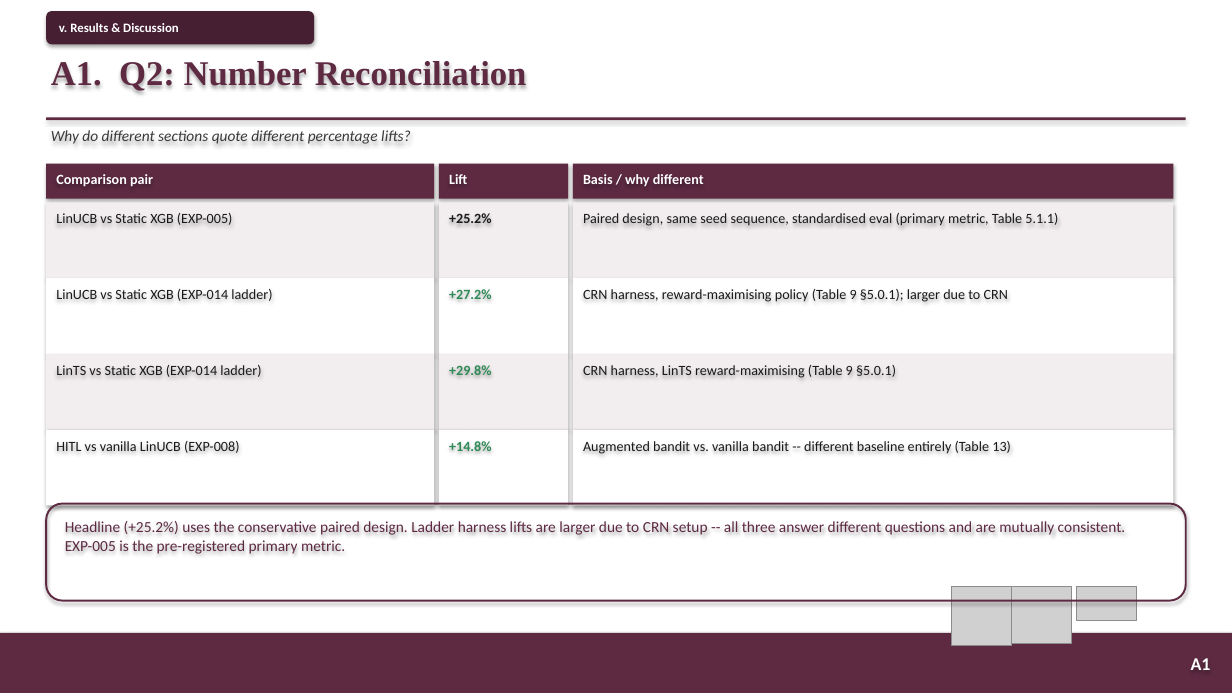
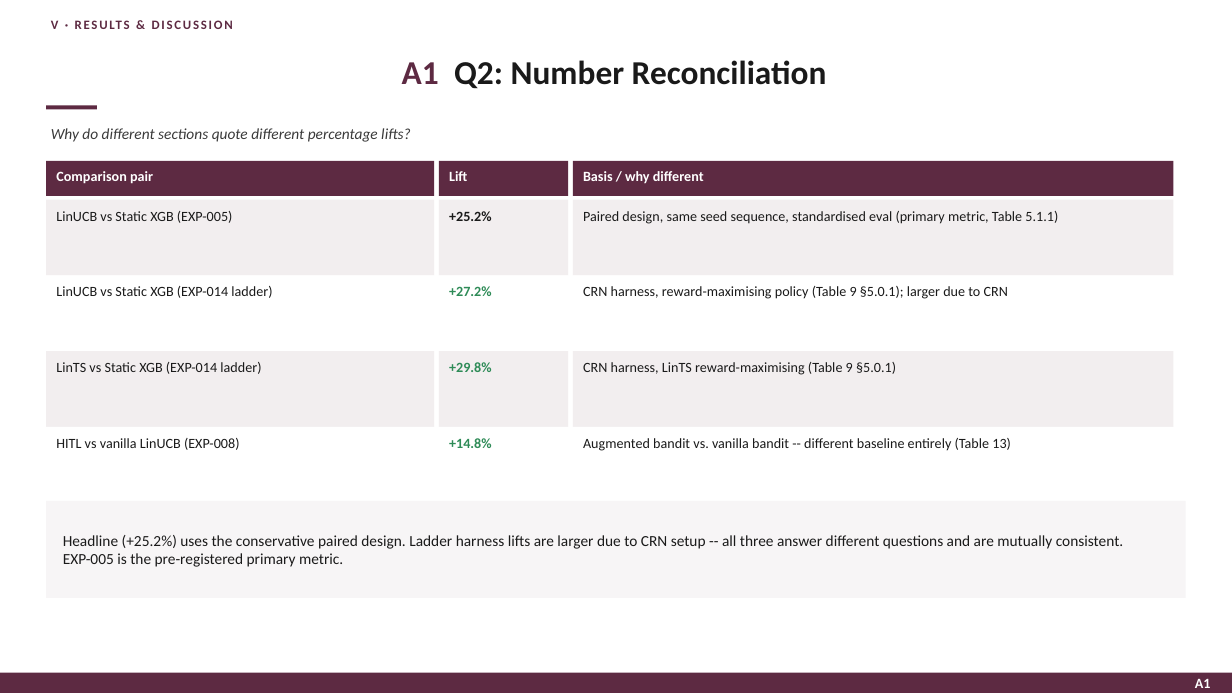
Before and after one commit to PolyTheML/DAC-UW-Thesis, a slide deck: slide 25 of thesis/health_rl/burgundy_defense_presentation.pptx. Drawn at 1232x693 pixels with LibreOffice and Linux fonts; fonts in the diff are those of the drawing; grey boxes stand for pictures. Boxes give left, top, right and bottom in pixels: in the first picture for what was removed or moved away, otherwise in the second. Text is boxed around its words. In the diff, an @@ line names an element or a change of style, - is before the commit and + after.

```diff
--- a/thesis/health_rl/burgundy_defense_presentation.pptx
+++ b/thesis/health_rl/burgundy_defense_presentation.pptx
@@ text "V · RESULTS & DISCUSSION": place and size @@
-text "V · RESULTS & DISCUSSION" at box(46, 11, 314, 44)
+text "V · RESULTS & DISCUSSION" at box(51, 20, 59, 29)
@@ text "V · RESULTS & DISCUSSION" at box(51, 20, 59, 29): vertical alignment middle to top; fill #471F33 to none; shadow off @@
@@ text at box(51, 20, 59, 29): text changed; text colour #FFFFFF to #5D2A42 @@
-v. Results & Discussion
+V · RESULTS & DISCUSSION
@@ text "A1 Q2: Number Reconciliation" at box(402, 60, 827, 89): vertical alignment top to middle @@
@@ text at box(402, 60, 827, 89): text changed; size 27 to 26 pt; font Times New Roman to Calibri; text colour #5D2A42 to #1A1A1A @@
-A1. Q2: Number Reconciliation
+A1 Q2: Number Reconciliation
@@ shadow off in 17 elements at box(0, 673, 1232, 693), box(46, 200, 434, 275), box(439, 200, 568, 275), box(573, 200, 1174, 275), box(46, 161, 434, 196), box(439, 161, 568, 196), box(573, 161, 1174, 196), box(46, 275, 434, 351), box(439, 275, 568, 351), box(573, 275, 1174, 351), box(46, 351, 434, 427), box(439, 351, 568, 427), box(573, 351, 1174, 427), box(46, 427, 434, 503), box(439, 427, 568, 503), box(573, 427, 1174, 503), box(46, 105, 97, 109) @@
@@ rectangle: place and size @@
-rectangle at box(46, 117, 1186, 120)
+rectangle at box(46, 105, 97, 109)
@@ rectangle "Headline (+25.2%) uses the conservative ..." at box(46, 501, 1186, 598): text colour #5D2A42 to #1A1A1A; vertical alignment top to middle; rounded rectangle to rectangle; fill none to #F7F5F6; outline #5D2A42 1.5 pt to none; shadow off @@
@@ picture removed at box(952, 587, 1012, 646) @@
@@ picture removed at box(1012, 587, 1072, 644) @@
@@ picture removed at box(1077, 587, 1137, 621) @@
@@ rectangle: place and size @@
-rectangle at box(0, 633, 1232, 693)
+rectangle at box(0, 673, 1232, 693)
@@ text "A1": place and size @@
-text "A1" at box(1191, 658, 1211, 670)
+text "A1" at box(1195, 679, 1211, 688)
@@ text "A1" at box(1195, 679, 1211, 688): size 14 to 11 pt @@
```
Also in this commit, not shown: 31 other slides changed, 2 other files.
